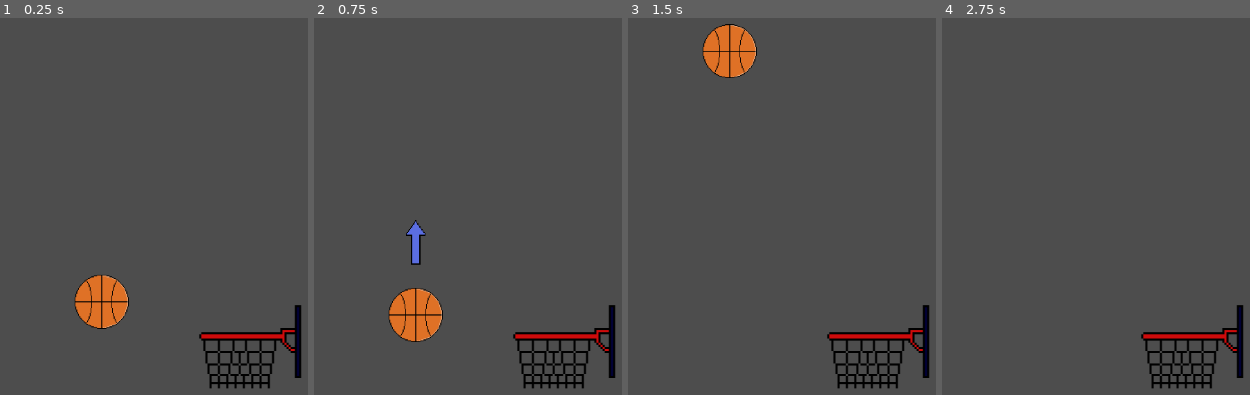
Above: before the commit, frames 1-4 (left to right).
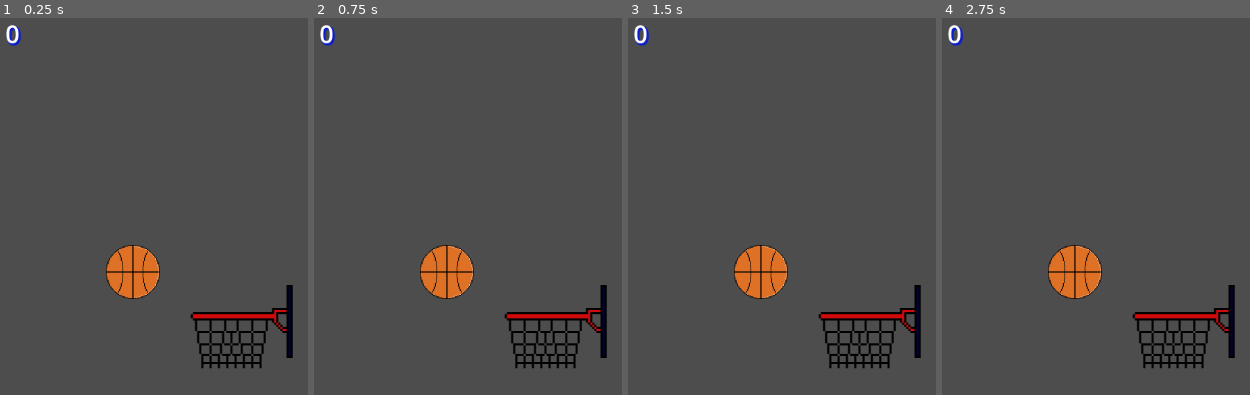
Above: after the commit, the same moments.

Repository: KodeDino/basketball-shooter-simulator
Game: Godot game, scene res://Scenes/Main/main.tscn
Two runs of this game, one before a commit and one after it. Both use one fixed random seed, a clock stepped at 60 frames per second and the inputs below.
Inputs (mouse positions are in pixels of both pictures, inside the frame that each line leads up to):
- Up to frame 1 (0.25 s): no input
- Up to frame 2 (0.75 s): tap Enter at 0.5 s; drag from (415, 300) to (554, 342) at 0.52 s
- Up to frame 3 (1.5 s): drag from (865, 255) to (outside the picture) at 1.27 s
- Up to frame 4 (2.75 s): tap Space at 2 s; move the mouse to (outside the picture) at 2.02 s; press the mouse at (outside the picture) at 2.03 s

The runs differ from the first frame. In frame 1, 7.7% of the frame differs, in the area x 1-98%, y 1-99%; in frame 2, 8.4%; in frame 3, 8.0%; in frame 4, 6.0%.

Commit message:
feat: add score system and label

Diff:
--- /dev/null
+++ b/Autoloads/ScoreManager.gd
@@ -0,0 +1,8 @@
+extends Node
+
+
+var _score: int = 0
+
+
+func increment_score() -> void:
+	_score += 1
--- /dev/null
+++ b/Autoloads/SignalManager.gd
@@ -0,0 +1,6 @@
+extends Node
+
+signal on_basketball_score
+
+func emit_on_basketball_score() -> void:
+	on_basketball_score.emit()
--- a/Scenes/Basketball/Basketball.gd
+++ b/Scenes/Basketball/Basketball.gd
@@ -22,6 +22,9 @@
 var _drag_start: Vector2 = Vector2.ZERO
 var _dragged_vector: Vector2 = Vector2.ZERO
 var _arrow_scale_x: float = 0.0
+
+
+var passed_through_hoop: bool = false
 
 
 # Called when the node enters the scene tree for the first time.
--- a/Scenes/Basketball/Basketball.tscn
+++ b/Scenes/Basketball/Basketball.tscn
@@ -5,7 +5,7 @@
 [ext_resource type="Texture2D" uid="uid://s2ocnquktc8k" path="res://assets/sprites/arrow/arrow.png" id="3_m0tx6"]
 
 [sub_resource type="PhysicsMaterial" id="PhysicsMaterial_grtfd"]
-bounce = 0.3
+bounce = 0.5
 
 [sub_resource type="AtlasTexture" id="AtlasTexture_m0tx6"]
 atlas = ExtResource("2_grtfd")
@@ -149,12 +149,12 @@
 &"": SubResource("AnimationLibrary_vwac8")
 }
 
-[node name="VisibleOnScreenEnabler2D" type="VisibleOnScreenEnabler2D" parent="."]
-
 [node name="ArrowSprite" type="Sprite2D" parent="."]
 scale = Vector2(0.25, 0.25)
 texture = ExtResource("3_m0tx6")
 offset = Vector2(300, 0)
 
+[node name="VisibleOnScreenNotifier2D" type="VisibleOnScreenNotifier2D" parent="."]
+
 [connection signal="input_event" from="." to="." method="_on_input_event"]
-[connection signal="screen_exited" from="VisibleOnScreenEnabler2D" to="." method="_on_visible_on_screen_enabler_2d_screen_exited"]
+[connection signal="screen_exited" from="VisibleOnScreenNotifier2D" to="." method="_on_visible_on_screen_enabler_2d_screen_exited"]
--- a/Scenes/Hoop/Hoop.gd
+++ b/Scenes/Hoop/Hoop.gd
@@ -1,5 +1,9 @@
 extends Node2D
+
+@onready var net: Area2D = $Net
 @onready var animated_sprite_2d: AnimatedSprite2D = $AnimatedSprite2D
+@export var net_drag: float = 0.0
+@onready var score_area: Area2D = $ScoreArea
 
 
 # Called when the node enters the scene tree for the first time.
@@ -7,11 +11,25 @@
 	pass # Replace with function body.
 
 
-# Called every frame. 'delta' is the elapsed time since the previous frame.
-func _process(delta: float) -> void:
-	pass
+func _physics_process(delta: float) -> void:
+	for body in net.get_overlapping_bodies():
+		if body is Basketball:
+			body.linear_velocity *= net_drag
 
 
-func _on_animation_trigger_area_body_entered(body: Node2D) -> void:
-	if body is Basketball and !animated_sprite_2d.is_playing():
+func _on_net_body_entered(body: Node2D) -> void:
+	if body is Basketball:
 		animated_sprite_2d.play("hoop")
+
+
+func _on_score_area_body_entered(body: Node2D) -> void:
+	if body is Basketball:
+		if body.passed_through_hoop:
+			ScoreManager.increment_score()
+			SignalManager.emit_on_basketball_score()
+
+
+func _on_hoop_trigger_area_body_entered(body: Node2D) -> void:
+	if body is Basketball:
+		if body.linear_velocity.y > 0:
+			body.passed_through_hoop = true
--- a/Scenes/Hoop/Hoop.tscn
+++ b/Scenes/Hoop/Hoop.tscn
@@ -42,27 +42,39 @@
 "speed": 5.0
 }]
 
+[sub_resource type="RectangleShape2D" id="RectangleShape2D_3sd2y"]
+size = Vector2(100, 2.5)
+
 [sub_resource type="RectangleShape2D" id="RectangleShape2D_1527f"]
-size = Vector2(98, 4)
+size = Vector2(68, 3.5)
 
 [sub_resource type="RectangleShape2D" id="RectangleShape2D_e84n4"]
 size = Vector2(6, 12)
 
 [node name="Hoop" type="Node2D"]
 script = ExtResource("1_mmhsj")
+net_drag = 0.95
 
 [node name="AnimatedSprite2D" type="AnimatedSprite2D" parent="."]
 scale = Vector2(0.75, 0.75)
 sprite_frames = SubResource("SpriteFrames_e84n4")
 animation = &"hoop"
+frame = 4
+frame_progress = 1.0
+
+[node name="HoopTriggerArea" type="Area2D" parent="."]
+
+[node name="CollisionShape2D" type="CollisionShape2D" parent="HoopTriggerArea"]
+position = Vector2(-17, -12)
+shape = SubResource("RectangleShape2D_3sd2y")
 
 [node name="ScoreArea" type="Area2D" parent="."]
+position = Vector2(-14, 44)
 
 [node name="CollisionShape2D" type="CollisionShape2D" parent="ScoreArea"]
-position = Vector2(-15, -7)
 shape = SubResource("RectangleShape2D_1527f")
 
-[node name="Net" type="StaticBody2D" parent="."]
+[node name="Net" type="Area2D" parent="."]
 
 [node name="AnimationTriggerArea" type="Area2D" parent="Net"]
 
@@ -73,21 +85,22 @@
 polygon = PackedVector2Array(34, -9, 32, 0, 31, 9, 29, 20, 26, 32, 23, 45, 19, 60, 28, 60, 29, 30, 37, -8)
 
 [node name="CollisionPolygon2D" type="CollisionPolygon2D" parent="Net"]
-visible = false
 polygon = PackedVector2Array(-65, -9, -65, 6, -62, 9, -62, 24, -59, 27, -59, 39, -56, 42, -56, 60, -58, 60, -58, 42, -61, 39, -61, 27, -64, 24, -64, 9, -67, 6, -67, -9)
 
 [node name="CollisionPolygon2D2" type="CollisionPolygon2D" parent="Net"]
-visible = false
 polygon = PackedVector2Array(35, -9, 35, 6, 32, 9, 32, 24, 29, 27, 29, 39, 26, 42, 26, 60, 28, 60, 28, 42, 31, 39, 31, 27, 34, 24, 34, 9, 37, 6, 37, -9)
 
-[node name="board" type="StaticBody2D" parent="."]
+[node name="Board" type="StaticBody2D" parent="."]
 
-[node name="CollisionPolygon2D" type="CollisionPolygon2D" parent="board"]
+[node name="CollisionPolygon2D" type="CollisionPolygon2D" parent="Board"]
 position = Vector2(4, -4)
 polygon = PackedVector2Array(69, -56, 61, -56, 61, -23, 40, -23, 40, -17, 33, -17, 30, -5, 39, -5, 39, -2, 55, 13, 60, 13, 60, 49, 70, 49)
 
-[node name="CollisionShape2D" type="CollisionShape2D" parent="board"]
+[node name="CollisionShape2D" type="CollisionShape2D" parent="Board"]
 position = Vector2(-71, -15)
 shape = SubResource("RectangleShape2D_e84n4")
 
+[connection signal="body_entered" from="HoopTriggerArea" to="." method="_on_hoop_trigger_area_body_entered"]
+[connection signal="body_entered" from="ScoreArea" to="." method="_on_score_area_body_entered"]
+[connection signal="body_entered" from="Net" to="." method="_on_net_body_entered"]
 [connection signal="body_entered" from="Net/AnimationTriggerArea" to="." method="_on_animation_trigger_area_body_entered"]
--- /dev/null
+++ b/Scenes/Hud/Hud.tscn
@@ -0,0 +1,34 @@
+[gd_scene load_steps=3 format=3 uid="uid://c0vgtiiioprbo"]
+
+[ext_resource type="Script" uid="uid://bu4rldltwabdm" path="res://Scenes/Hud/hud.gd" id="1_vvs1i"]
+
+[sub_resource type="LabelSettings" id="LabelSettings_c43iy"]
+font_size = 36
+shadow_size = 5
+shadow_color = Color(0.0470588, 0.121569, 0.788235, 1)
+shadow_offset = Vector2(2, 2)
+
+[node name="Hud" type="Control"]
+layout_mode = 3
+anchors_preset = 15
+anchor_right = 1.0
+anchor_bottom = 1.0
+grow_horizontal = 2
+grow_vertical = 2
+size_flags_horizontal = 0
+size_flags_vertical = 0
+script = ExtResource("1_vvs1i")
+
+[node name="MarginContainer" type="MarginContainer" parent="."]
+layout_mode = 1
+offset_right = 53.0
+offset_bottom = 62.0
+theme_override_constants/margin_left = 12
+theme_override_constants/margin_top = 12
+
+[node name="ScoreLabel" type="Label" parent="MarginContainer"]
+layout_mode = 2
+size_flags_horizontal = 0
+size_flags_vertical = 0
+text = "00"
+label_settings = SubResource("LabelSettings_c43iy")
--- /dev/null
+++ b/Scenes/Hud/hud.gd
@@ -0,0 +1,17 @@
+extends Control
+
+
+@onready var score_label: Label = $MarginContainer/ScoreLabel
+
+
+func _ready() -> void:
+	update_score_label()
+	SignalManager.on_basketball_score.connect(_on_basketball_score)
+
+
+func _on_basketball_score() -> void:
+	update_score_label()
+
+
+func update_score_label() -> void:
+	score_label.text = str(ScoreManager._score)
--- a/Scenes/Main/main.tscn
+++ b/Scenes/Main/main.tscn
@@ -1,12 +1,20 @@
-[gd_scene load_steps=3 format=3 uid="uid://bbfjgh72af1dt"]
+[gd_scene load_steps=4 format=3 uid="uid://fmc0bo8n1ood"]
 
 [ext_resource type="PackedScene" uid="uid://ofljkb1x0r3d" path="res://Scenes/Basketball/Basketball.tscn" id="1_qtv3y"]
 [ext_resource type="PackedScene" uid="uid://cs7kkatnq4wci" path="res://Scenes/Hoop/Hoop.tscn" id="2_cmk6n"]
+[ext_resource type="PackedScene" uid="uid://c0vgtiiioprbo" path="res://Scenes/Hud/Hud.tscn" id="3_cmk6n"]
 
 [node name="Main" type="Node2D"]
 
 [node name="Basketball" parent="." instance=ExtResource("1_qtv3y")]
-position = Vector2(151, 424)
+position = Vector2(196, 381)
 
 [node name="Hoop" parent="." instance=ExtResource("2_cmk6n")]
-position = Vector2(365, 489)
+position = Vector2(353, 460)
+
+[node name="Hud" parent="." instance=ExtResource("3_cmk6n")]
+anchors_preset = 0
+anchor_right = 0.0
+anchor_bottom = 0.0
+grow_horizontal = 1
+grow_vertical = 1
--- a/project.godot
+++ b/project.godot
@@ -11,9 +11,14 @@
 [application]
 
 config/name="basketball_shooter_simulator"
-run/main_scene="uid://bbfjgh72af1dt"
+run/main_scene="uid://fmc0bo8n1ood"
 config/features=PackedStringArray("4.4", "Forward Plus")
 config/icon="res://icon.svg"
+
+[autoload]
+
+SignalManager="*res://Autoloads/SignalManager.gd"
+ScoreManager="*res://Autoloads/ScoreManager.gd"
 
 [input]
 
Not shown, added: Autoloads/ScoreManager.gd.uid
Not shown, added: Autoloads/SignalManager.gd.uid
Not shown: 1 places in Scenes/Hoop/Hoop.tscn that only renumber resources
Not shown, added: Scenes/Hud/hud.gd.uid
